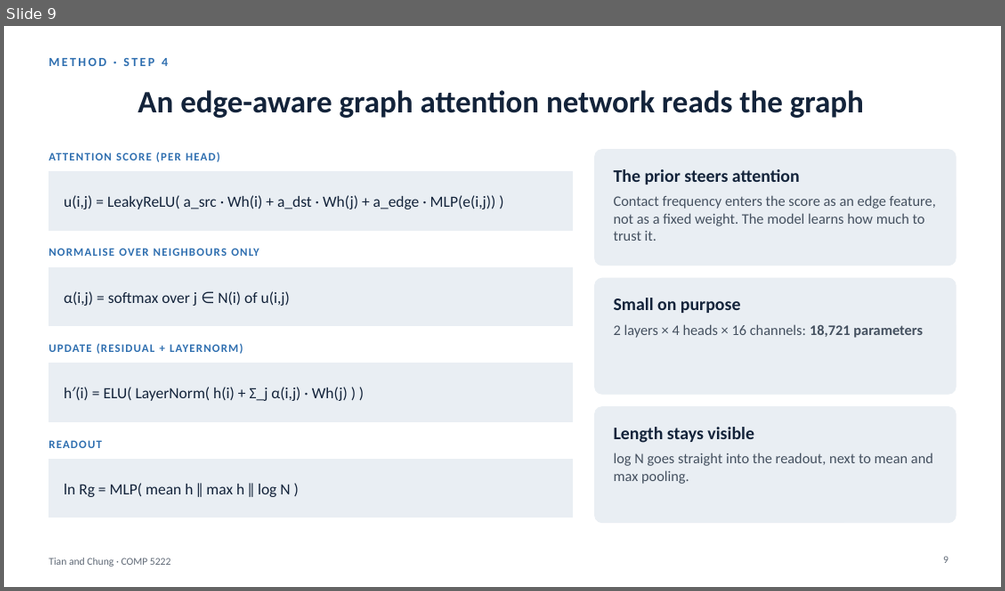
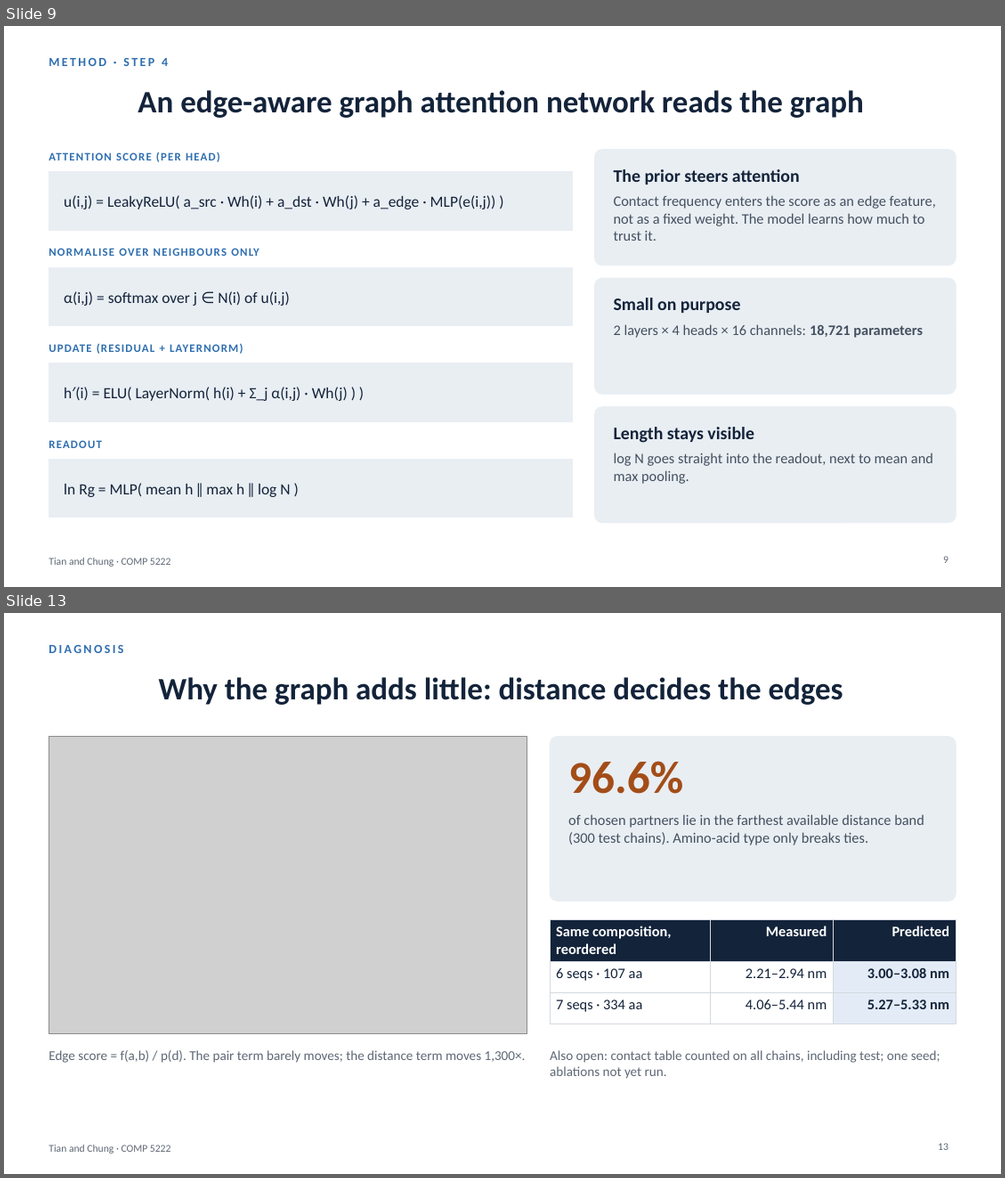
Before and after one commit to Andychung1229/claudev2, a slide deck: comp5222-presentation/ContactGAT_talk.pptx. Shown one above the other, each under a label of ours: slide 9 before the commit, slides 9 and 13 after it; the slides between them are not shown. The pictures are 1005x591 and 1005x1178 pixels, drawn with LibreOffice and Linux fonts; fonts in the diff are those of the drawing; grey boxes stand for pictures. Boxes give left, top, right and bottom in pixels: in the first picture for what was removed or moved away, otherwise in the second. Text is boxed around its words. In the diff, an @@ line names an element or a change of style, - is before the commit and + after.

```diff
--- a/comp5222-presentation/ContactGAT_talk.pptx
+++ b/comp5222-presentation/ContactGAT_talk.pptx
@@ slide 13 added at box(4, 613, 1001, 1174), background #FFFFFF; not listed: 1 template element that a slide beside it also shows @@
@@ text added at box(48, 645, 123, 653), 12 pt, text #2F6FB0, bold @@
+DIAGNOSIS
@@ title added at box(159, 677, 843, 705), 30 pt, text #13233A, bold @@
+Why the graph adds little: distance decides the edges
@@ picture added at box(48, 737, 527, 1034) @@
@@ rounded rectangle added at box(550, 737, 956, 900), fill #E9EEF3, outline #E9EEF3 0.75 pt @@
@@ text added at box(568, 761, 683, 794), 44 pt, text #A34D18, bold @@
+96.6%
@@ text added at box(568, 814, 924, 845), 14 pt, text #44505F @@
+of chosen partners lie in the farthest available distance band (300 test chains). Amino-acid type only breaks ties.
@@ table added at box(550, 919, 956, 1015), 3 rows, 3 columns @@
+Same composition, reordered | Measured | Predicted
+6 seqs · 107 aa | 2.21–2.94 nm | 3.00–3.08 nm
+7 seqs · 334 aa | 4.06–5.44 nm | 5.27–5.33 nm
@@ text added at box(48, 1050, 526, 1062), 13 pt, text #5E6875 @@
+Edge score = f(a,b) / p(d). The pair term barely moves; the distance term moves 1,300×.
@@ text added at box(550, 1050, 940, 1078), 13 pt, text #5E6875 @@
+Also open: contact table counted on all chains, including test; one seed; ablations not yet run.
@@ page number added at box(938, 1143, 948, 1150), 10 pt, text #5E6875 @@
+13
```
Also in this commit, not shown: 4 slides changed, 1 slide removed, 2 other files.
